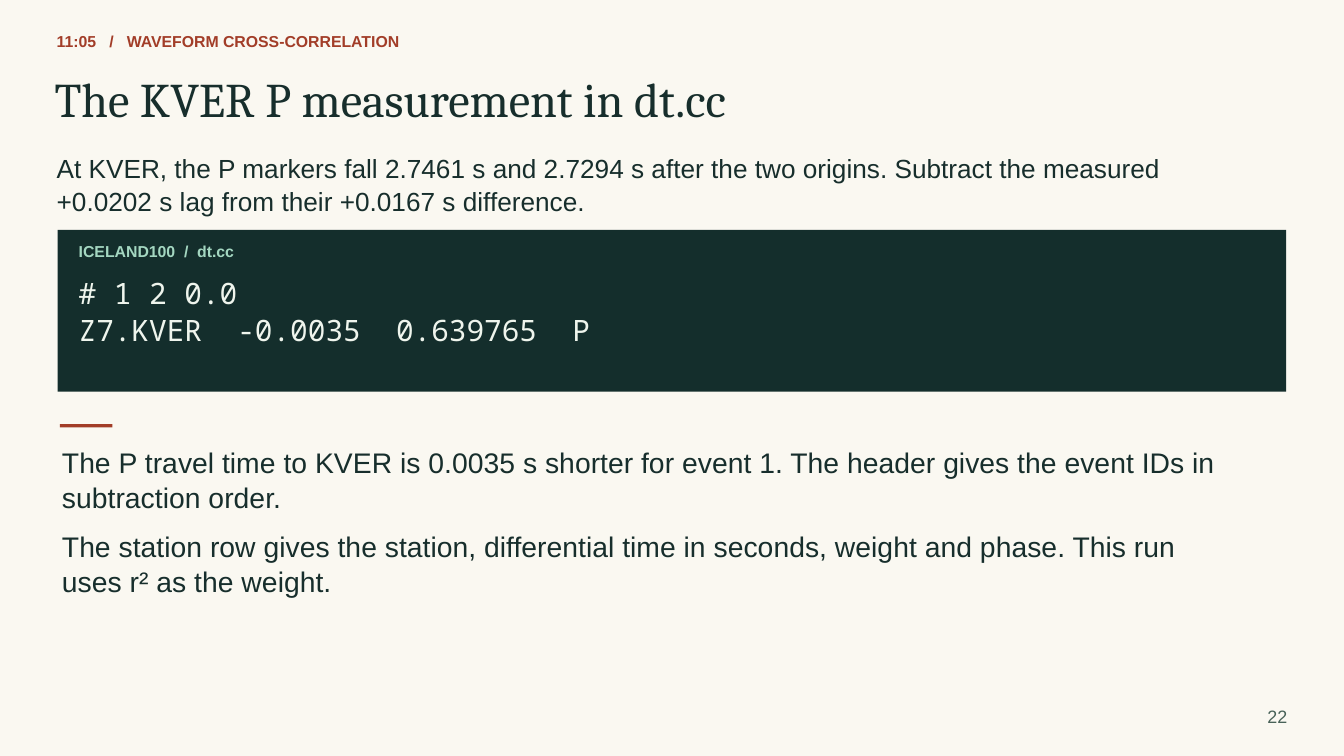
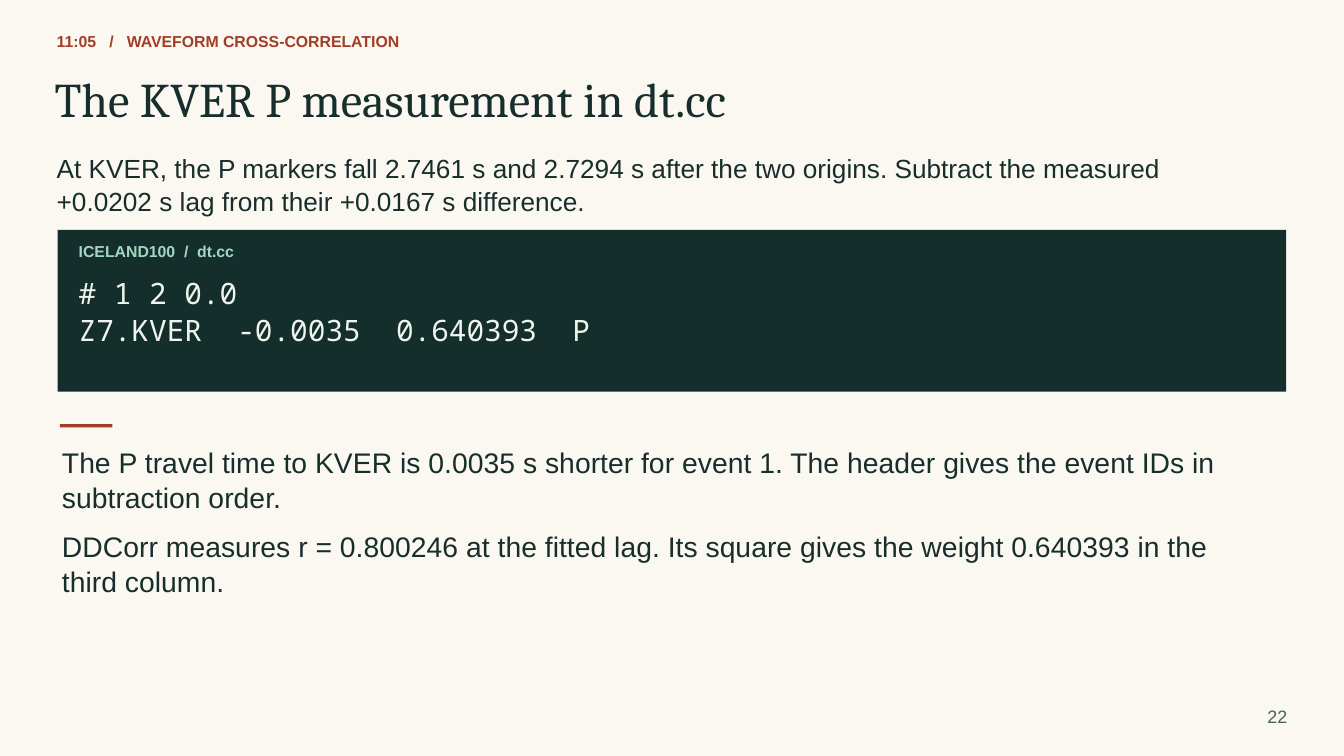
Before and after one commit to eliasrh/DDCorr.jl, a slide deck: slide 22 of teaching/DDCorr_minicourse.pptx. Drawn at 1344x756 pixels with LibreOffice and Linux fonts; fonts in the diff are those of the drawing. Boxes give left, top, right and bottom in pixels: in the first picture for what was removed or moved away, otherwise in the second. Text is boxed around its words. In the diff, an @@ line names an element or a change of style, - is before the commit and + after.

```diff
--- a/teaching/DDCorr_minicourse.pptx
+++ b/teaching/DDCorr_minicourse.pptx
@@ text at <box>79,319,590,342</box>: text changed @@
-Z7.KVER -0.0035 0.639765 P
+Z7.KVER -0.0035 0.640393 P
@@ text at <box>62,536,1206,563</box>: text changed @@
-The station row gives the station, differential time in seconds, weight and phase. This run
+DDCorr measures r = 0.800246 at the fitted lag. Its square gives the weight 0.640393 in the
@@ text at <box>62,571,224,593</box>: text changed @@
-uses r² as the weight.
+third column.
```
Also in this commit, not shown: 16 other slides changed, 20 other files.
